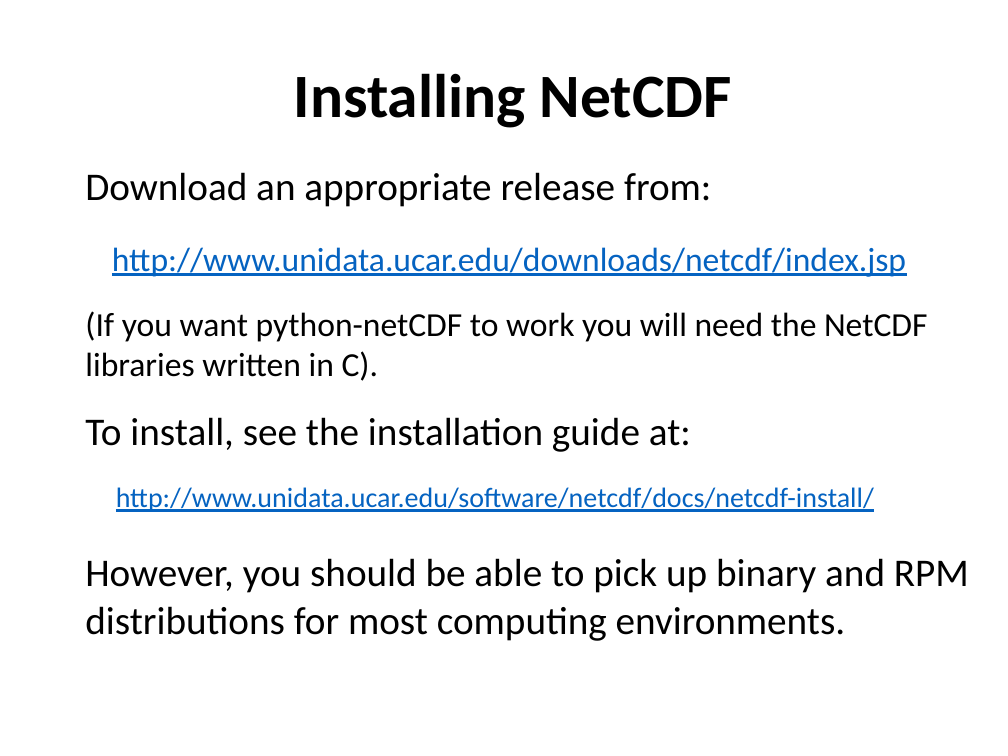
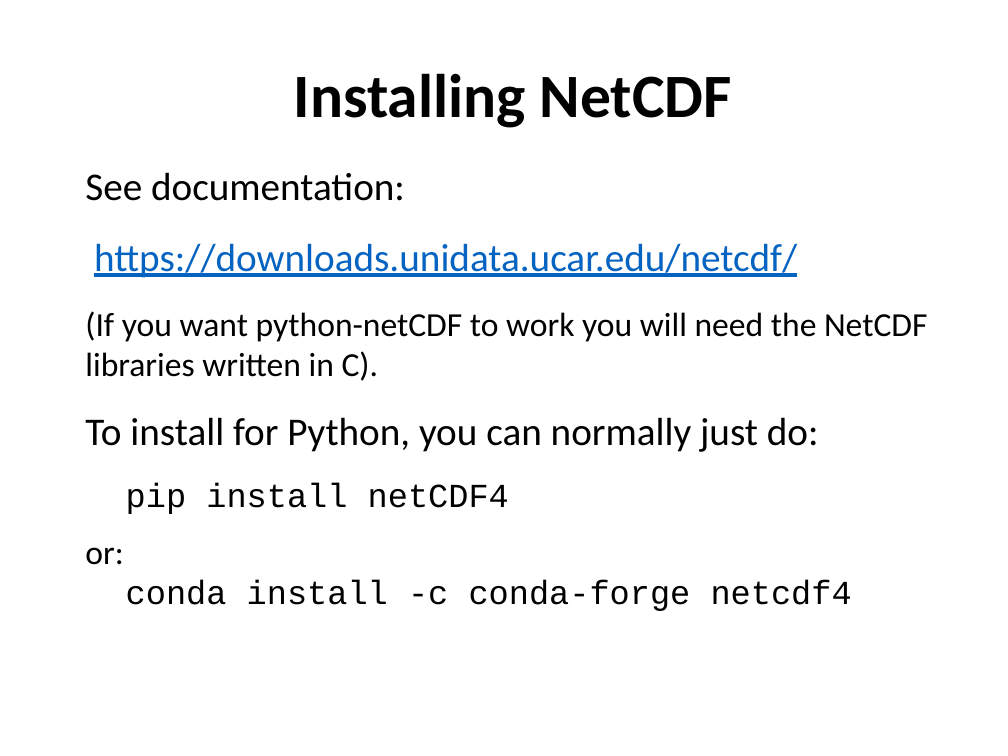
Before and after one commit to ncasuk/ncas-isc, a slide deck: slide 8 of python-data/slides/05_netcdf_overview.pptx. Drawn at 1008x756 pixels with LibreOffice and Linux fonts; fonts in the diff are those of the drawing; background and template pictures are left out. Boxes give left, top, right and bottom in pixels: in the first picture for what was removed or moved away, otherwise in the second. Text is boxed around its words. In the diff, an @@ line names an element or a change of style, - is before the commit and + after.

Commit message:
Updated slides for python read/write data section

```diff
--- a/python-data/slides/05_netcdf_overview.pptx
+++ b/python-data/slides/05_netcdf_overview.pptx
@@ text at (85,172,797,278): text changed; size 24 to 28 pt @@
-Download an appropriate release from:
-http://www.unidata.ucar.edu/downloads/netcdf/index.jsp
+See documentation:
+https://downloads.unidata.ucar.edu/netcdf/
@@ text at (85,417,852,611): text changed; size 28 to 24 pt; font Calibri to Courier New @@
-To install, see the installation guide at:
-http://www.unidata.ucar.edu/software/netcdf/docs/netcdf-install/
-However, you should be able to pick up binary and RPM distributions for most computing environments.
+To install for Python, you can normally just do:
+pip install netCDF4
+or:
+conda install -c conda-forge netcdf4
```
Also in this commit, not shown: 9 other files.
